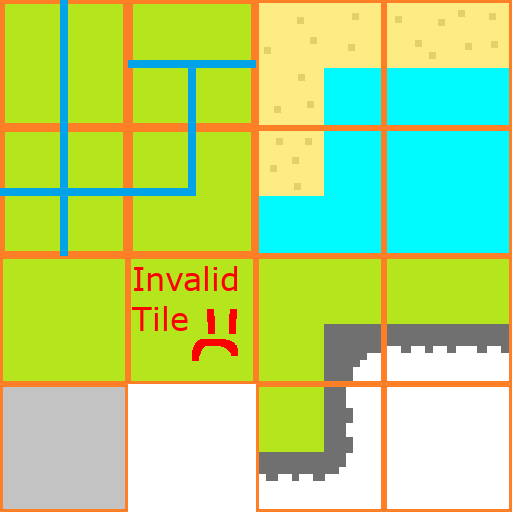
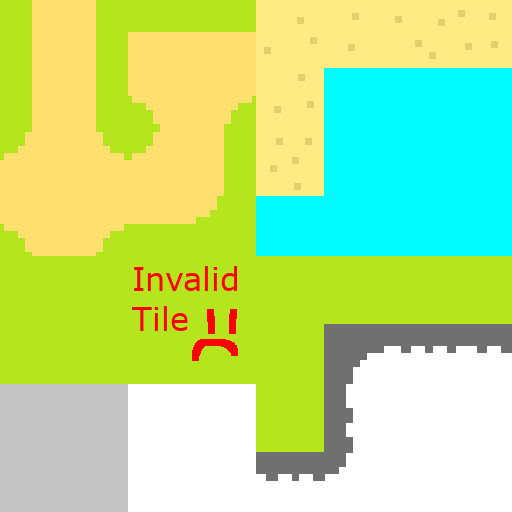
Revision of a layered 512 x 512 image; what changed, layer by layer:
painted on "Fog.png" over [0, 384, 128, 512]
painted on "Ground" over [0, 256, 128, 384]
painted on "InvalidPath" over [128, 256, 256, 384]
painted on "Coast_Open" over [384, 128, 512, 256]
painted on "Coast_InnerCorner" over [256, 128, 384, 256]
painted on "Coast_OuterCorner" over [256, 0, 384, 128]
painted on "Coast_Straight" over [384, 0, 512, 128]
painted on "Path_Cross" over [0, 128, 128, 256]
painted on "Path_T" over [128, 0, 256, 128]
painted on "Path_Corner" over [128, 128, 256, 256]
painted on "Path_Straight" over [0, 0, 128, 128]
painted on "Hill_Open" over [384, 384, 512, 512]
painted on "Hill_InnerCorner" over [256, 384, 384, 512]
painted on "Hill_OuterCorner" over [256, 256, 384, 384]
painted on "Hill_Straight" over [384, 256, 512, 384]
